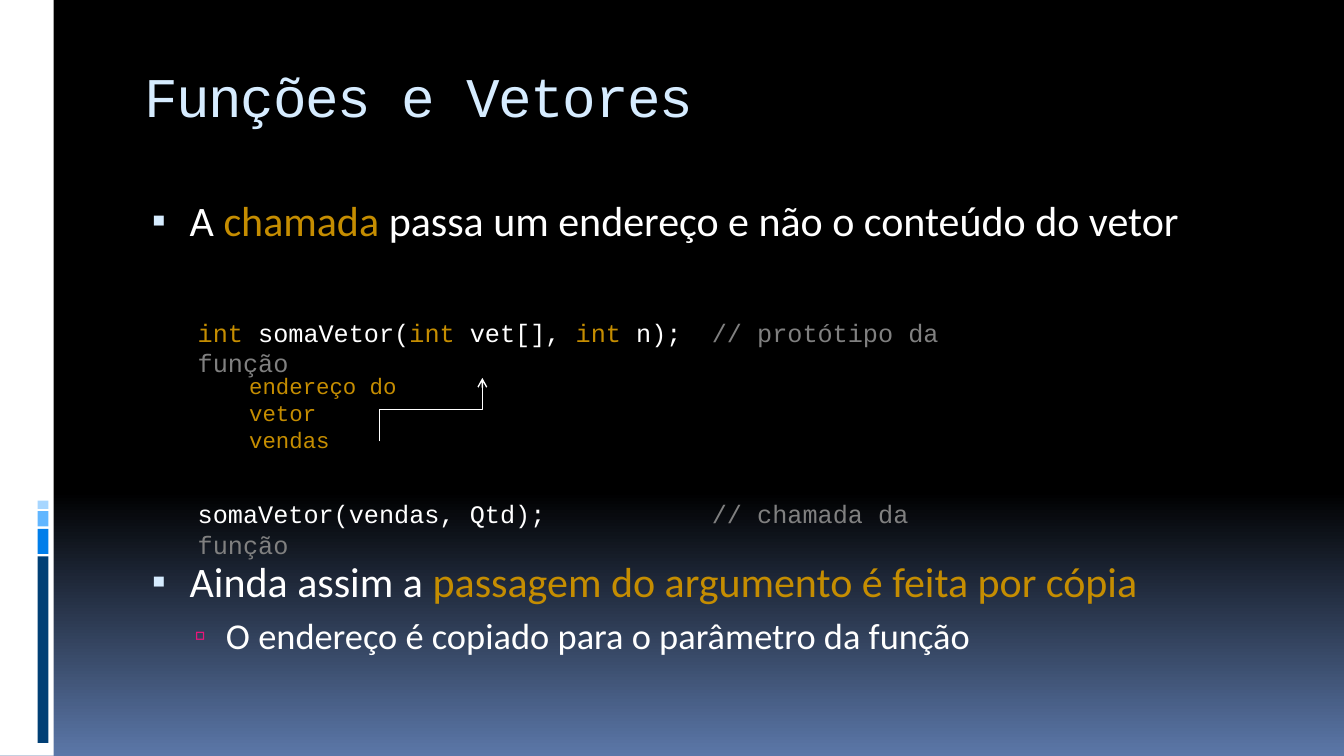
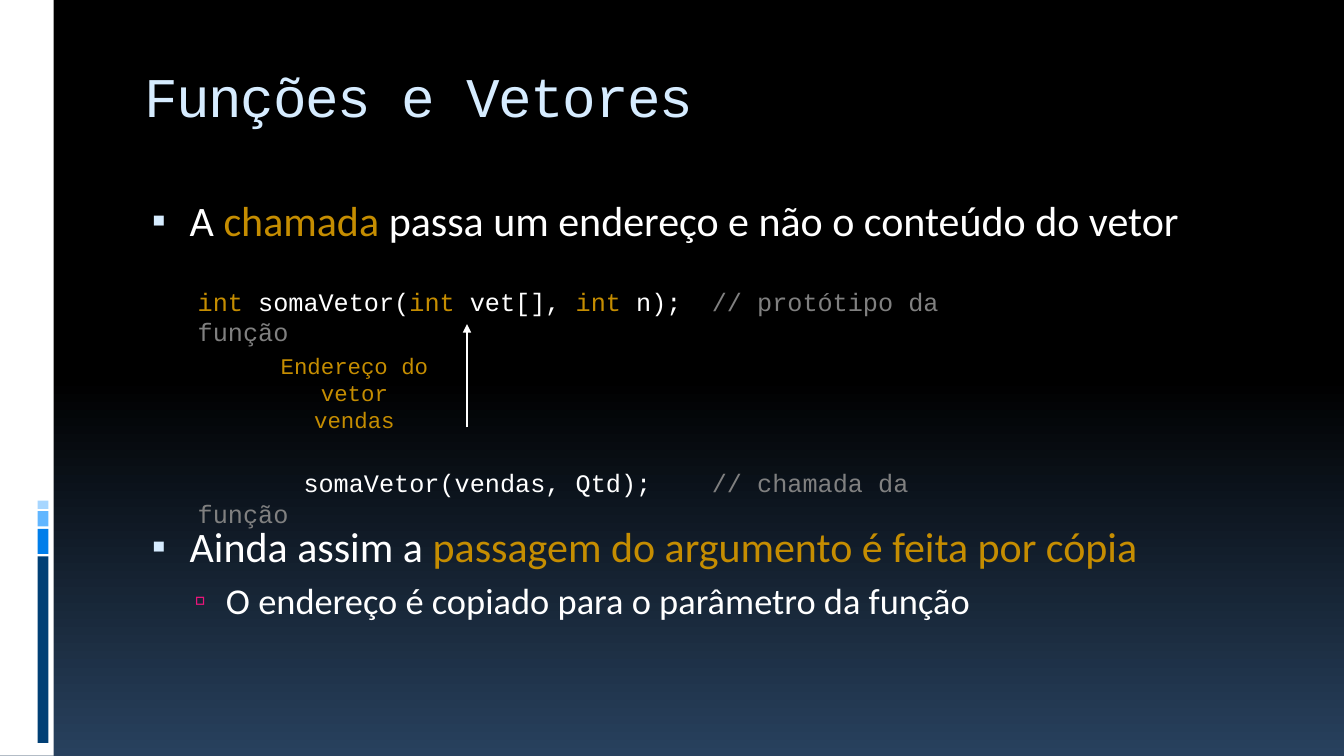
Before and after one commit to JudsonSS/ProgComp, a slide deck: slide 11 of Slides/25. Funções com Vetores.pptx (slide 10 before the commit). Drawn at 1344x756 pixels with LibreOffice and Linux fonts; fonts in the diff are those of the drawing. Boxes give left, top, right and bottom in pixels: in the first picture for what was removed or moved away, otherwise in the second. Text is boxed around its words. In the diff, an @@ line names an element or a change of style, - is before the commit and + after.

```diff
--- a/Slides/25. Funções com Vetores.pptx
+++ b/Slides/25. Funções com Vetores.pptx
@@ background gradient #000000 to #5B77A8 to gradient #000000 to #28415E @@
@@ text "int somaVetor(int vet[], int n); ..." rewrapped from (198,323,970,655) to (198,292,938,529) @@
@@ arrow added from (467, 427) to (467, 325), #FFFFFF 0.94 pt @@
@@ text at (281,358,428,429): text changed @@
-endereço do vetor
-vendas
+Endereço do vetor vendas
@@ elbow arrow removed from (379, 442) to (482, 378) @@
```
Also in this commit, not shown: 28 other slides changed, 1 slide added, 5 other files.
